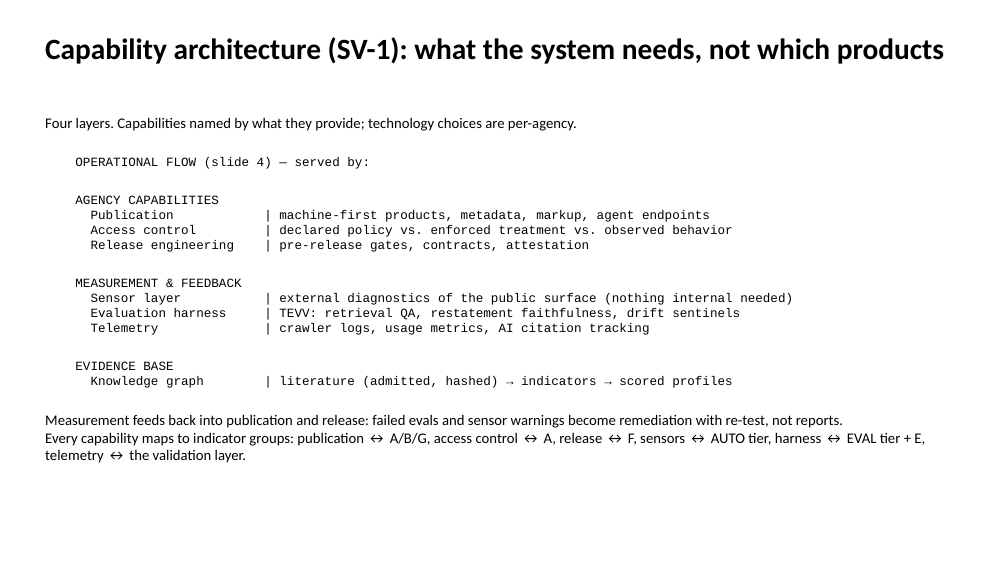
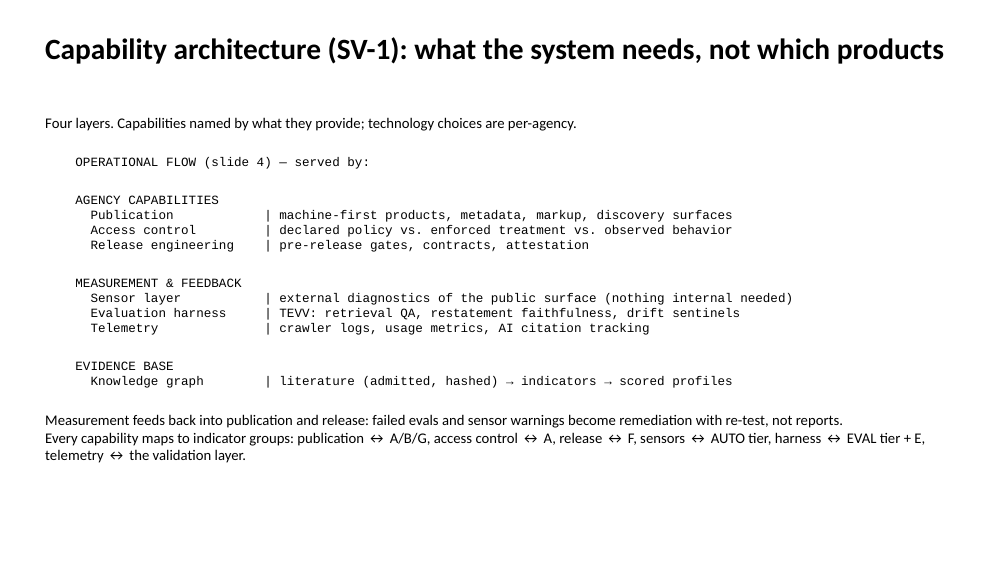
Before and after one commit to brockwebb/ai-readiness-kg, a slide deck: slide 8 of docs/crosswalk/framework_deck_2026-09-01.pptx. Drawn at 1008x567 pixels with LibreOffice and Linux fonts; fonts in the diff are those of the drawing. Boxes give left, top, right and bottom in pixels: in the first picture for what was removed or moved away, otherwise in the second. Text is boxed around its words. In the diff, an @@ line names an element or a change of style, - is before the commit and + after.

```diff
--- a/docs/crosswalk/framework_deck_2026-09-01.pptx
+++ b/docs/crosswalk/framework_deck_2026-09-01.pptx
@@ text at [91, 210, 732, 222]: text changed @@
-Publication | machine-first products, metadata, markup, agent endpoints
+Publication | machine-first products, metadata, markup, discovery surfaces
```
Also in this commit, not shown: 4 other slides changed, 25 other files.
